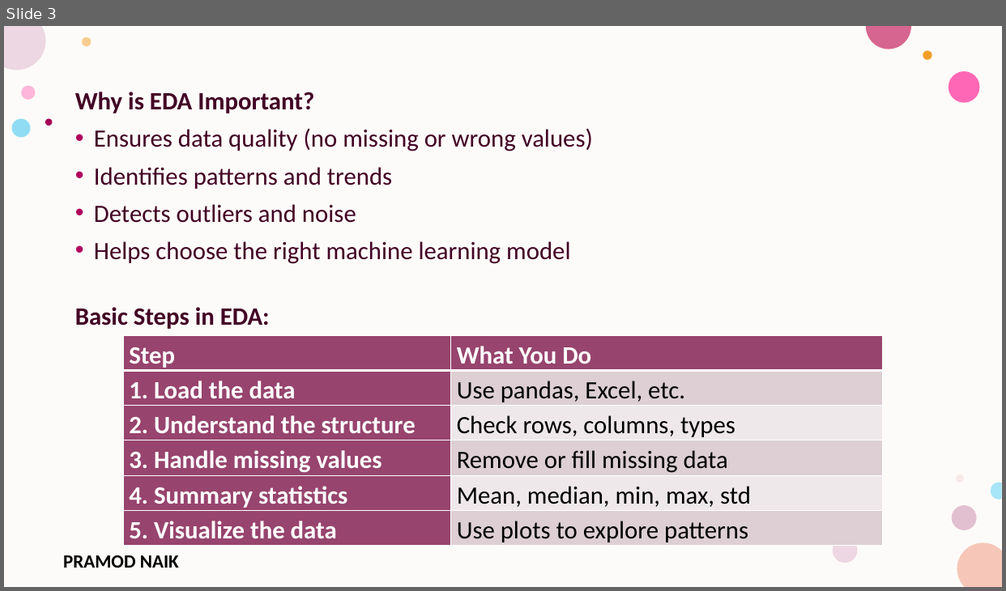
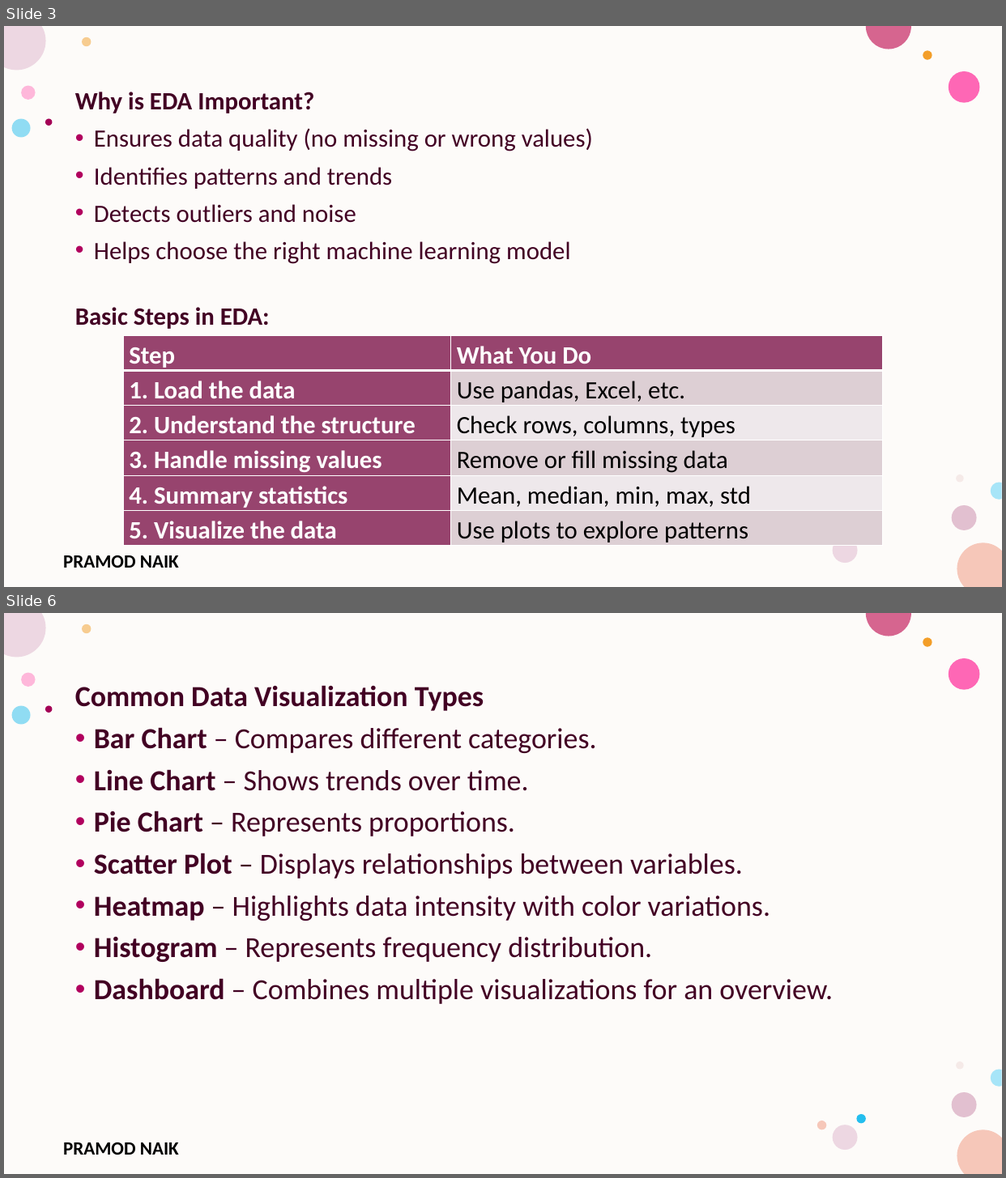
Before and after one commit to PRAMODNAIK-DEV/MCA-2nd-Sem-ML-Data-Analytics-Shridevi-College, a slide deck: Theory Class-Notes/Unit-5 Data Analytics and Real-World Applications.pptx. Shown one above the other, each under a label of ours: slide 3 before the commit, slides 3 and 6 after it; the slides between them are not shown. The pictures are 1006x591 and 1006x1178 pixels, drawn with LibreOffice and Linux fonts; fonts in the diff are those of the drawing; background and template pictures are left out. Boxes give left, top, right and bottom in pixels: in the first picture for what was removed or moved away, otherwise in the second. Text is boxed around its words. In the diff, an @@ line names an element or a change of style, - is before the commit and + after.

Commit message:
Completed Data Visualization.

```diff
--- a/Theory Class-Notes/Unit-5 Data Analytics and Real-World Applications.pptx
+++ b/Theory Class-Notes/Unit-5 Data Analytics and Real-World Applications.pptx
@@ slide 6 added at [4, 613, 1002, 1174], background #FFFFFF; not listed: 17 template elements that a slide beside it also shows @@
@@ text added at [75, 685, 833, 1004], 28 pt, text #420023 @@
+Common Data Visualization Types
+• Bar Chart – Compares different categories.
+• Line Chart – Shows trends over time.
+• Pie Chart – Represents proportions.
+• Scatter Plot – Displays relationships between variables.
+• Heatmap – Highlights data intensity with color variations.
+• Histogram – Represents frequency distribution.
+• Dashboard – Combines multiple visualizations for an overview.
```
Also in this commit, not shown: 1 slide changed, 24 other slides added.
